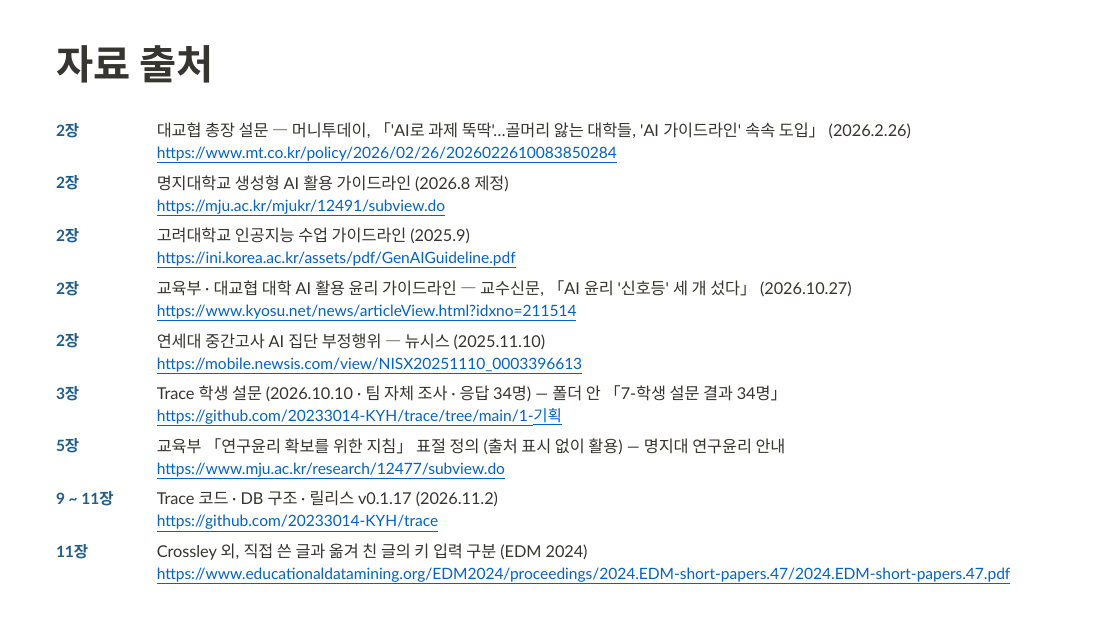
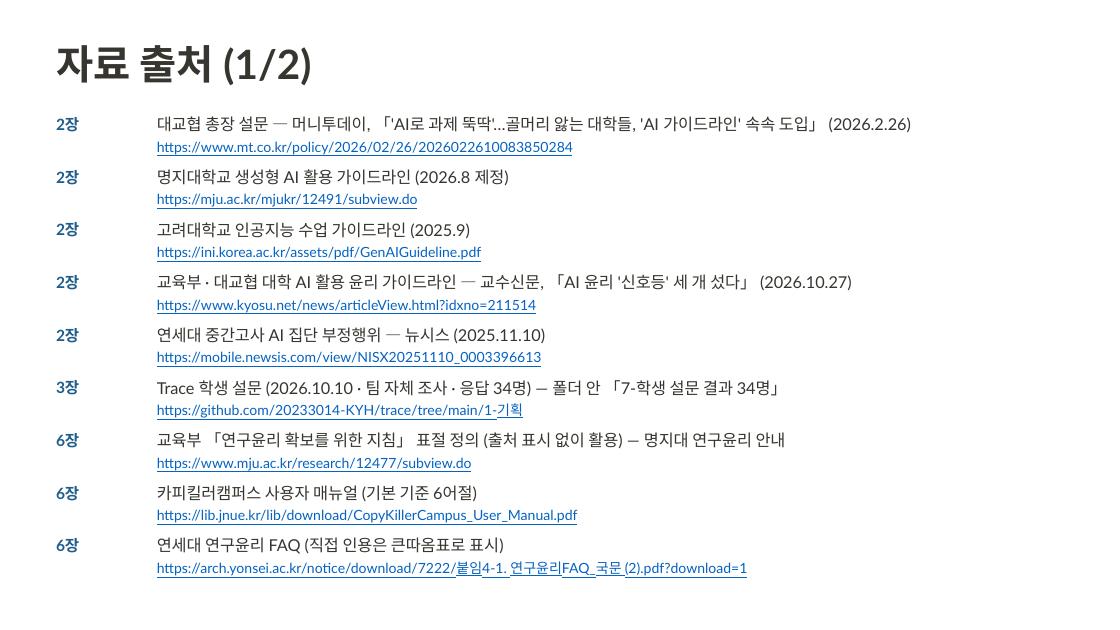
Before and after one commit to 20233014-KYH/trace, a slide deck: slide 14 of deck/중간발표_김용현.pptx (slide 13 before the commit). Drawn at 1120x630 pixels with LibreOffice and Linux fonts; fonts in the diff are those of the drawing. Boxes give left, top, right and bottom in pixels: in the first picture for what was removed or moved away, otherwise in the second. Text is boxed around its words. In the diff, an @@ line names an element or a change of style, - is before the commit and + after.

```diff
--- a/deck/중간발표_김용현.pptx
+++ b/deck/중간발표_김용현.pptx
@@ title at [56, 45, 311, 85]: text changed @@
-자료 출처
+자료 출처 (1/2)
@@ size 10 to 9 pt in 7 elements at [157, 299, 537, 313], [157, 403, 523, 418], [157, 457, 472, 471], [157, 141, 573, 155], [157, 193, 418, 207], [157, 246, 482, 260], [157, 351, 542, 365] @@
@@ text removed at [56, 438, 79, 453] @@
-5장
@@ text added at [56, 433, 79, 448], 10 pt, text #1F5E8C, bold @@
+6장
@@ 13 texts: place and size @@
-13 texts at [56, 122, 911, 454]
+13 texts at [56, 116, 911, 448]
@@ text removed at [56, 491, 113, 506] @@
-9 ~ 11장
@@ text added at [56, 486, 79, 501], 10 pt, text #1F5E8C, bold @@
+6장
@@ text removed at [157, 490, 498, 506] @@
-Trace 코드 · DB 구조 · 릴리스 v0.1.17 (2026.11.2)
@@ text added at [157, 485, 477, 501], 10.5 pt, text #37352F @@
+카피킬러캠퍼스 사용자 매뉴얼 (기본 기준 6어절)
@@ text added at [157, 509, 578, 523], 9 pt, text #0563C1, underline @@
+https://lib.jnue.kr/lib/download/CopyKillerCampus_User_Manual.pdf
@@ text added at [56, 538, 79, 553], 10 pt, text #1F5E8C, bold @@
+6장
@@ text removed at [157, 514, 439, 529] @@
-https://github.com/20233014-KYH/trace
@@ text added at [157, 537, 504, 554], 10.5 pt, text #37352F @@
+연세대 연구윤리 FAQ (직접 인용은 큰따옴표로 표시)
@@ text removed at [56, 544, 88, 559] @@
-11장
@@ text removed at [157, 543, 588, 560] @@
-Crossley 외, 직접 쓴 글과 옮겨 친 글의 키 입력 구분 (EDM 2024)
@@ text removed at [157, 567, 1011, 582] @@
-https://www.educationaldatamining.org/EDM2024/proceedings/2024.EDM-short-papers.47/2024.EDM-short-papers.47.pdf
@@ text added at [157, 561, 748, 576], 9 pt, text #0563C1, underline @@
+https://arch.yonsei.ac.kr/notice/download/7222/붙임4-1. 연구윤리FAQ_국문 (2).pdf?download=1
```
Also in this commit, not shown: 1 other slide changed, 2 slides added, 8 other files.
